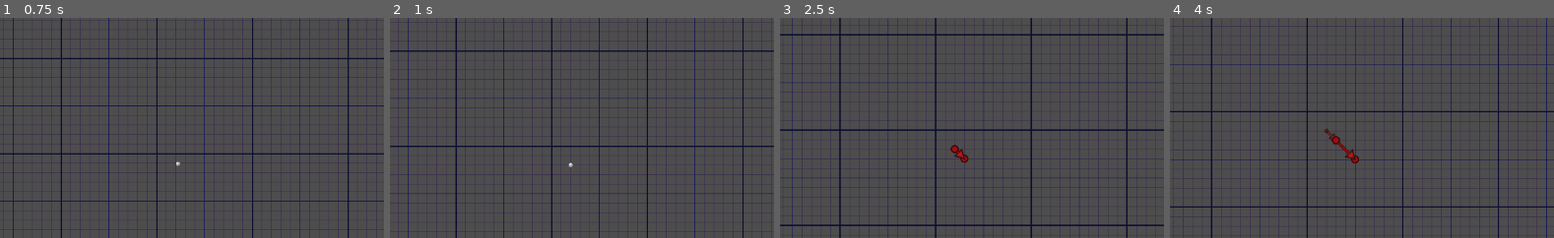
Above: before the commit, frames 1-4 (left to right).
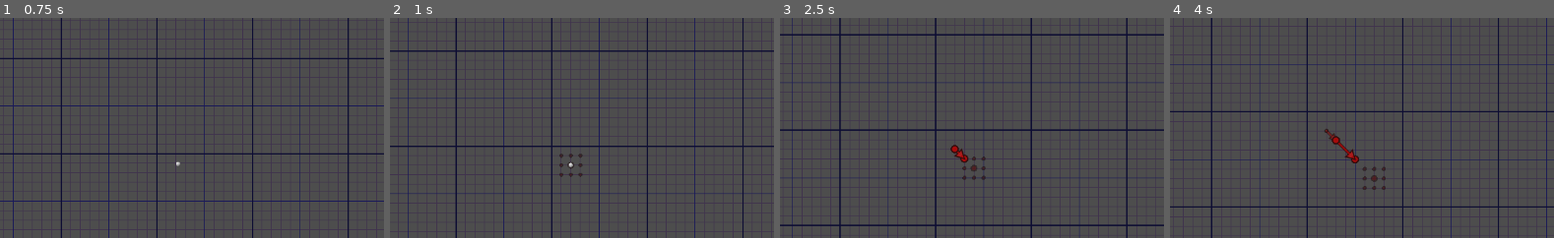
Above: after the commit, the same moments.

Repository: vibrunazo/godot-vector
Game: Godot game, scene res://scenes/map.tscn
The game is run twice, just before and just after one commit, with the same random seed, the same clock (stepped at 60 frames per second) and the same inputs.
Inputs:
- Up to frame 1 (0.75 s): hold Keypad 3 (ui_down_right) from 0.53 s (still down); tap Keypad 5 (ui_center) at 0.6 s
- Up to frame 2 (1 s): keep holding Keypad 3 (ui_down_right)
- Up to frame 3 (2.5 s): release Keypad 3 (ui_down_right) at 1.28 s; hold Down (ui_down) 1.28-2.03 s; tap Keypad 5 (ui_center) at 1.35, 2.1 s; hold Keypad 3 (ui_down_right) from 2.03 s (still down)
- Up to frame 4 (4 s): release Keypad 3 (ui_down_right) at 2.78 s; hold Up (ui_up) 2.78-3.53 s; tap Keypad 5 (ui_center) at 2.85, 3.6 s; hold Keypad 1 (ui_down_left) from 3.53 s (still down)
The pictures show only the part of the screen within x 25-75%, y 18-68%; the shares and areas given below are measured in that part.

Frame 1 is identical in both runs. In frame 2, 0.1% of the frame differs, in the area x 44-50%, y 61-73%; in frame 3, 0.1%; in frame 4, 0.2%, in the area x 50-57%, y 67-79%.

Commit message:
fix timing of dots redraw

Diff:
--- a/scenes/car.gd
+++ b/scenes/car.gd
@@ -27,50 +27,26 @@
 	car_history.car = self
 	var parent = get_parent()
 	car_history.reparent.call_deferred(parent, false)
-	car_history.update_vectors()
+#	car_history.update_vectors()
 
+func update_draw():
+	if car_history: car_history.update_vectors()
+	queue_redraw()
 
 # Called every frame. 'delta' is the elapsed time since the previous frame.
 func _process(delta):
-	if is_moving:
-		queue_redraw()
+#	if is_moving:
+#		queue_redraw()
 	pass
 
 func _draw():
 	print('drew')
-	if car_history: car_history.update_vectors()
 #	draw_arrows()
-
-func draw_arrows():
-	var to = grid2pix(svector)
-	var p := grid2pix(ini_grid_pos) - global_position
-	var ac := Color(0.9, 0.2, 0.2)
-	var oc := Color(0.2, 0.05, 0.05)
-	var max : = 40
-	var size = float(history.size())
-	var i = 0.0
-	# TODO count backwards to avoid wasting loops on undrew old vectors
-	for v in history:
-		v = grid2pix(v)
-		var k = (1 - (size - i) / max) * 0.75
-		var ok = k * 0.8
-		var h = 10
-		var d = 3
-		var c := ac * Color(ac.r, ac.g, ac.b, k)
-		if i == size - 1:
-			k = 1
-			ok = 1
-			h = 14
-			d = 6
-		else:
-			c.s = c.s * (k + 0.1)
-			c.v = c.v * (k - 0)
-		if k > 0:
-			draw_arrow(p, p + v, c, oc * ok, h, d)
-		p += v
-		i += 1.0
-#	draw_arrow(Vector2.ZERO, to, ac * 0.5, oc * 0.5, 0)
 	if not is_moving:
+		var to = grid2pix(svector)
+		var p := grid2pix(ini_grid_pos) - global_position
+		var ac := Color(0.9, 0.2, 0.2)
+		var oc := Color(0.2, 0.05, 0.05)
 		draw_dots(to, ac * 0.7, oc * 0.7)
 
 func draw_arrow(from: Vector2, to: Vector2, c: Color, oc: Color, h: float, d: float = 5):
@@ -141,14 +117,13 @@
 	next_move = v
 	move()
 #	await get_tree().create_timer(1.0).timeout
-	queue_redraw()
 
 
 func move():
 	svector += next_move
 	grid_pos += svector
 	update_pos_from_grid()
-	await get_tree().create_timer(1.0).timeout
+#	await get_tree().create_timer(1.0).timeout
 	history.append(svector)
 	queue_redraw()
 
@@ -158,16 +133,17 @@
 	tween.tween_property(self, "position", grid2pix(grid_pos), 1)
 	tween.tween_callback(move_end)
 #	position = grid2pix(grid_pos)
-	car_history.update_vectors()
+#	car_history.update_vectors()
 
 func move_end():
 	is_moving = false
-	car_history.update_vectors()
-	queue_redraw()
+#	car_history.update_vectors()
+	update_draw()
 
 func update_grid_from_pos():
 	grid_pos = pix2grid(position)
 
+#TODO should be a global or something idk
 func grid2pix(g: Vector2) -> Vector2:
 	return g * cell_size
 
